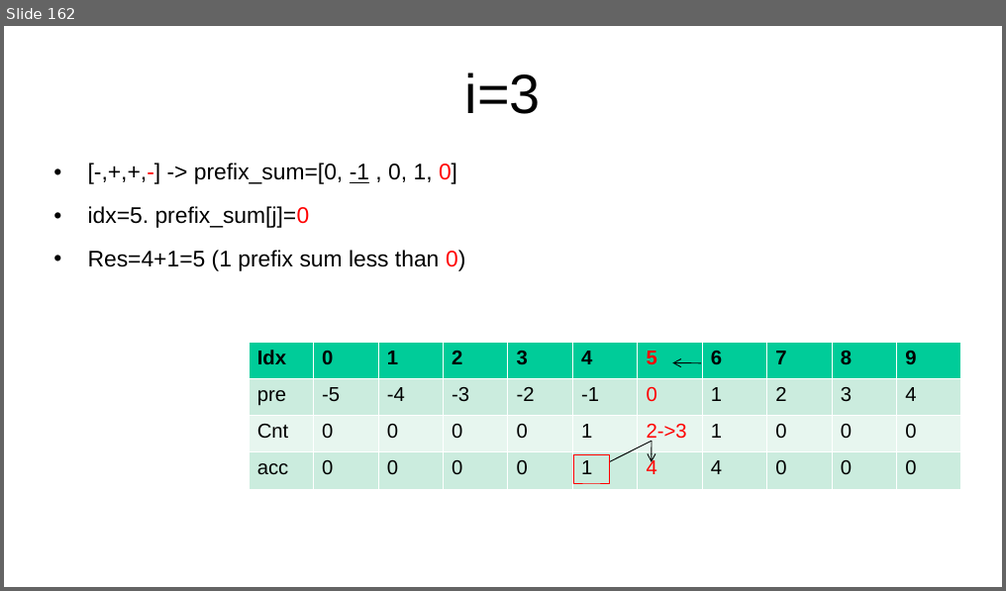
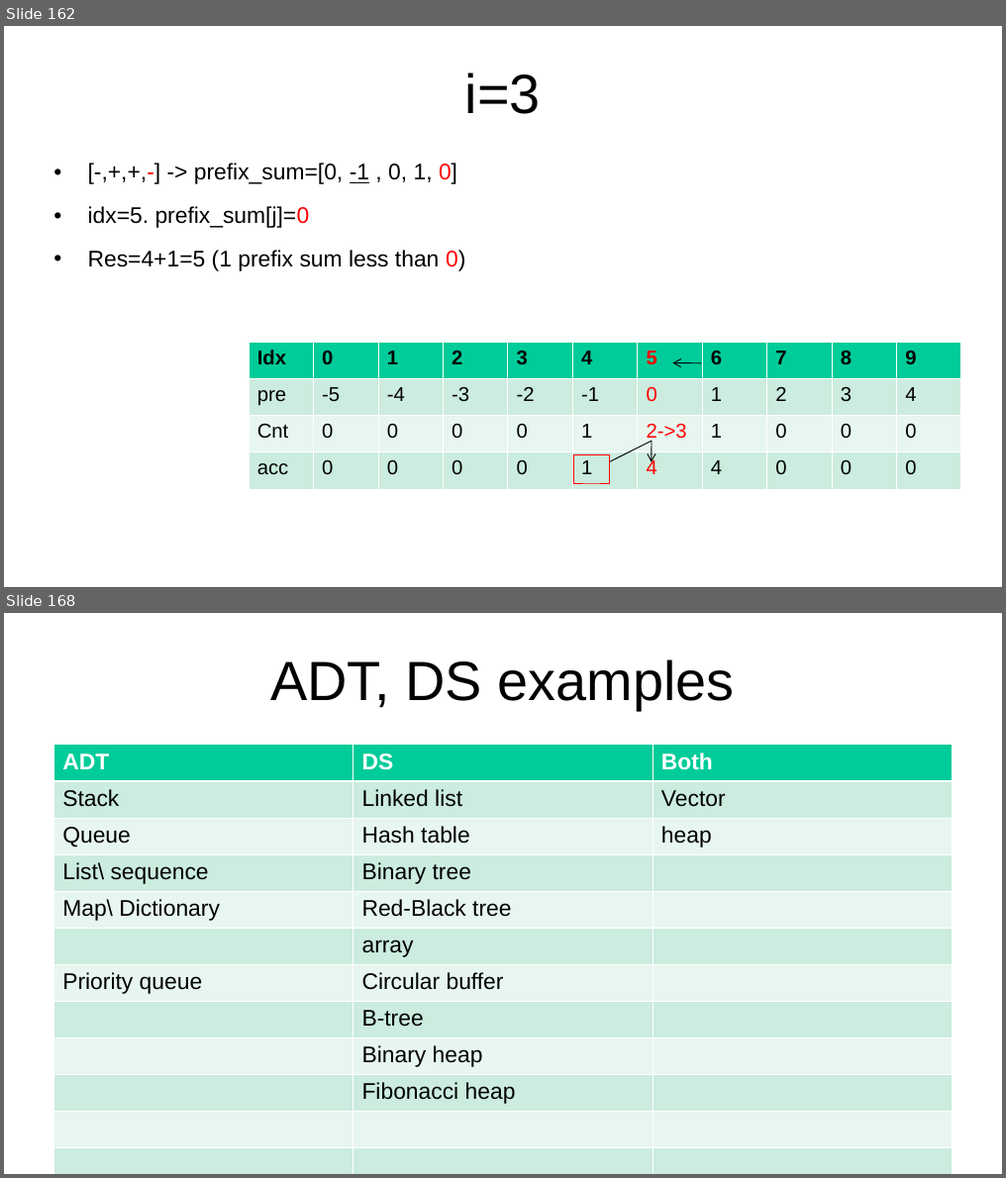
Before and after one commit to kindaichinisan/CompetitiveProgramming, a slide deck: MyCode/competitive_programming.ppt. Shown one above the other, each under a label of ours: slide 162 before the commit, slides 162 and 168 after it; the slides between them are not shown. The pictures are 1006x591 and 1006x1178 pixels, drawn with LibreOffice and Linux fonts; fonts in the diff are those of the drawing. Boxes give left, top, right and bottom in pixels: in the first picture for what was removed or moved away, otherwise in the second. Text is boxed around its words. In the diff, an @@ line names an element or a change of style, - is before the commit and + after.

Commit message:
Solve leetcode 3781. Add Sorting partition code. Update segment tree code.

```diff
--- a/MyCode/competitive_programming.ppt
+++ b/MyCode/competitive_programming.ppt
@@ slide 168 added at (4, 613, 1002, 1174), background #FFFFFF @@
@@ title added at (270, 660, 735, 710), 44 pt, text #000000 @@
+ADT, DS examples
@@ table added at (54, 745, 953, 1174), 13 rows, 3 columns @@
+ADT | DS | Both
+Stack | Linked list | Vector
+Queue | Hash table | heap
+List\ sequence | Binary tree | 
+Map\ Dictionary | Red-Black tree | 
+ | array | 
+Priority queue | Circular buffer | 
+ | B-tree | 
+ | Binary heap | 
+ | Fibonacci heap | 
+ |  | 
+ |  | 
+ |  | 
```
Also in this commit, not shown: 1 slide changed, 22 other slides added, 4 other files.
